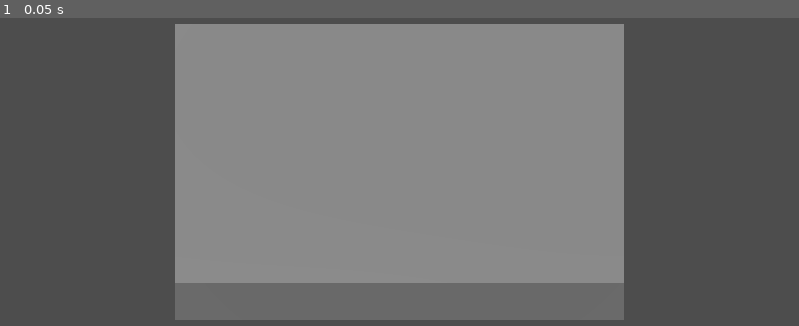
Above: before the commit, frame 1.
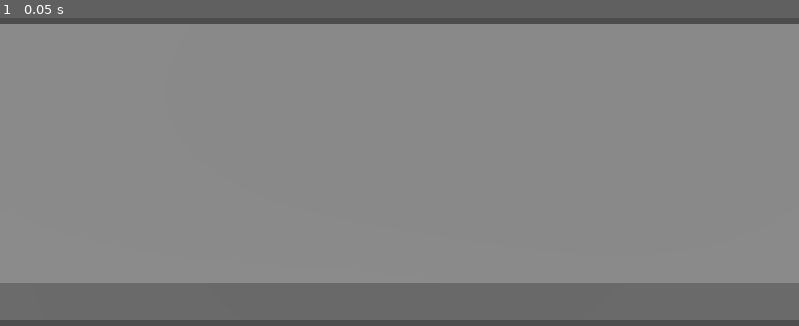
Above: after the commit, the same moment.

Repository: amari-charles/project-summoner
Game: Godot game, scene res://scenes/battlefield/paper_mario_test.tscn
Two runs of this game, one before a commit and one after it. Both use one fixed random seed, a clock stepped at 60 frames per second and the inputs below. This scene is started directly instead of the project's main scene.
Inputs:
- Up to frame 1 (0.05 s): no input

The runs differ from the first frame. In frame 1, 42% of the frame differs, in the area x 0-100%, y 1-99%.

Commit message:
Fix character visibility and improve test scene
Multiple fixes to make character visible:
- Moved character to y=1 (above floor, not clipping)
- Set Sprite3D pixel_size=0.01 for proper scale
- Widened floor to 20 units (fills horizontal screen)
- Changed ColorRect to full 100x100 bright red (highly visible)
- Added extensive debug logging to verify setup

Character should now be clearly visible as red square above platform.

🤖 Generated with [Claude Code](https://claude.com/claude-code)

Co-Authored-By: Claude <noreply@anthropic.com>

Diff:
--- a/scenes/battlefield/paper_mario_test.tscn
+++ b/scenes/battlefield/paper_mario_test.tscn
@@ -18,16 +18,18 @@
 
 [node name="Floor" type="CSGBox3D" parent="."]
 transform = Transform3D(0.707107, 0, 0.707107, 0, 1, 0, -0.707107, 0, 0.707107, 0, -0.5, 0)
-size = Vector3(10, 1, 10)
+size = Vector3(20, 1, 10)
 
 [node name="TestCharacter" type="CharacterBody3D" parent="."]
+transform = Transform3D(1, 0, 0, 0, 1, 0, 0, 0, 1, 0, 1, 0)
 script = ExtResource("1_script")
 
 [node name="CollisionShape3D" type="CollisionShape3D" parent="TestCharacter"]
 shape = SubResource("CapsuleShape3D_1")
 
 [node name="Sprite3D" type="Sprite3D" parent="TestCharacter"]
-transform = Transform3D(0.707107, 0, 0.707107, 0, 1, 0, -0.707107, 0, 0.707107, 0, 0.5, 0)
+transform = Transform3D(0.707107, 0, 0.707107, 0, 1, 0, -0.707107, 0, 0.707107, 0, 0, 0)
+pixel_size = 0.01
 billboard = 0
 shaded = true
 alpha_cut = 2
@@ -40,8 +42,6 @@
 [node name="2DModel" type="Node2D" parent="TestCharacter/Sprite3D/SubViewport"]
 
 [node name="TestSprite" type="ColorRect" parent="TestCharacter/Sprite3D/SubViewport/2DModel"]
-offset_left = 25.0
-offset_top = 25.0
-offset_right = 75.0
-offset_bottom = 75.0
-color = Color(0.831, 0.647, 0.455, 1)
+offset_right = 100.0
+offset_bottom = 100.0
+color = Color(1, 0, 0, 1)
--- a/scripts/battlefield/paper_mario_character.gd
+++ b/scripts/battlefield/paper_mario_character.gd
@@ -6,10 +6,20 @@
 @onready var viewport: SubViewport = $Sprite3D/SubViewport
 
 func _ready() -> void:
+	print("=== Paper Mario Character Debug ===")
+	print("Sprite3D exists: ", sprite_3d != null)
+	print("Viewport exists: ", viewport != null)
+	print("Viewport path: ", viewport.get_path())
+	print("Viewport size: ", viewport.size)
+
 	# Set up the viewport texture on the Sprite3D
 	var viewport_texture = ViewportTexture.new()
 	viewport_texture.viewport_path = viewport.get_path()
 	sprite_3d.texture = viewport_texture
 
-	print("Paper Mario character initialized")
-	print("Viewport path: ", viewport.get_path())
+	print("Texture set on Sprite3D: ", sprite_3d.texture != null)
+	print("Sprite3D pixel_size: ", sprite_3d.pixel_size)
+	print("Sprite3D position: ", sprite_3d.position)
+	print("Sprite3D rotation: ", sprite_3d.rotation_degrees)
+	print("Character position: ", global_position)
+	print("===================================")
Not shown, changed: .claude/settings.local.json
Not shown, added: resources/visual/color_palette.gd.uid
Not shown, added: scripts/battlefield/battlefield_visuals.gd.uid
Not shown, added: scripts/battlefield/battlefield_visuals_3d.gd.uid
Not shown, added: scripts/battlefield/paper_mario_character.gd.uid
